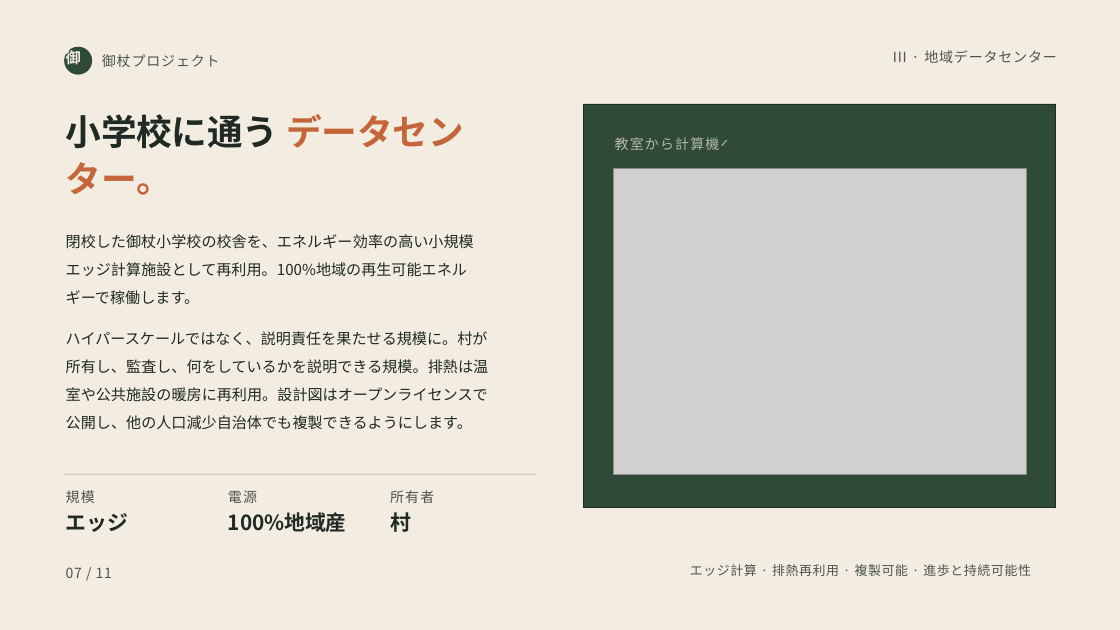
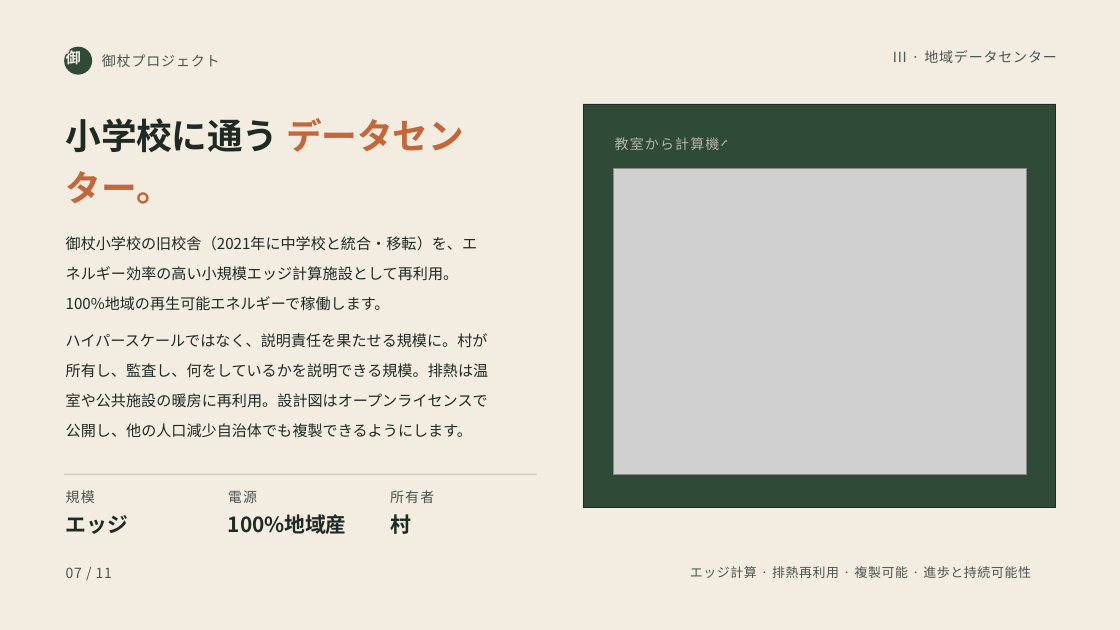
Before and after one commit to robouden/mitsue-ai-data-center, a slide deck: slide 7 of Mitsue Project Presentation - 日本語.pptx. Drawn at 1120x630 pixels with LibreOffice and Linux fonts; fonts in the diff are those of the drawing; grey boxes stand for pictures. Boxes give left, top, right and bottom in pixels: in the first picture for what was removed or moved away, otherwise in the second. Text is boxed around its words. In the diff, an @@ line names an element or a change of style, - is before the commit and + after.

```diff
--- a/Mitsue Project Presentation - 日本語.pptx
+++ b/Mitsue Project Presentation - 日本語.pptx
@@ text "小学校に通う データセンター。" at [66, 118, 463, 204]: line spacing 1.1 to 1.2 @@
@@ text at [66, 236, 477, 311]: text changed @@
-閉校した御杖小学校の校舎を、エネルギー効率の高い小規模エッジ計算施設として再利用。100%地域の再生可能エネルギーで稼働します。
+御杖小学校の旧校舎（2021年に中学校と統合・移転）を、エネルギー効率の高い小規模エッジ計算施設として再利用。100%地域の再生可能エネルギーで稼働します。
@@ text "ハイパースケールではなく、説明責任を果たせる規模に。村が所有し、監査し、何をしているかを説明できる規模。排熱は温室や公共 ..." at [66, 333, 489, 438]: line spacing 1.55 to 1.65 @@
@@ line spacing 1 to 1.1 in 3 elements at [66, 515, 128, 534], [228, 514, 347, 534], [390, 514, 411, 534] @@
@@ text "エッジ計算 · 排熱再利用 · 複製可能 ..." at [690, 566, 1031, 578]: line spacing 0.9 to 1 @@
```
Also in this commit, not shown: 10 other slides changed, 26 other files.
